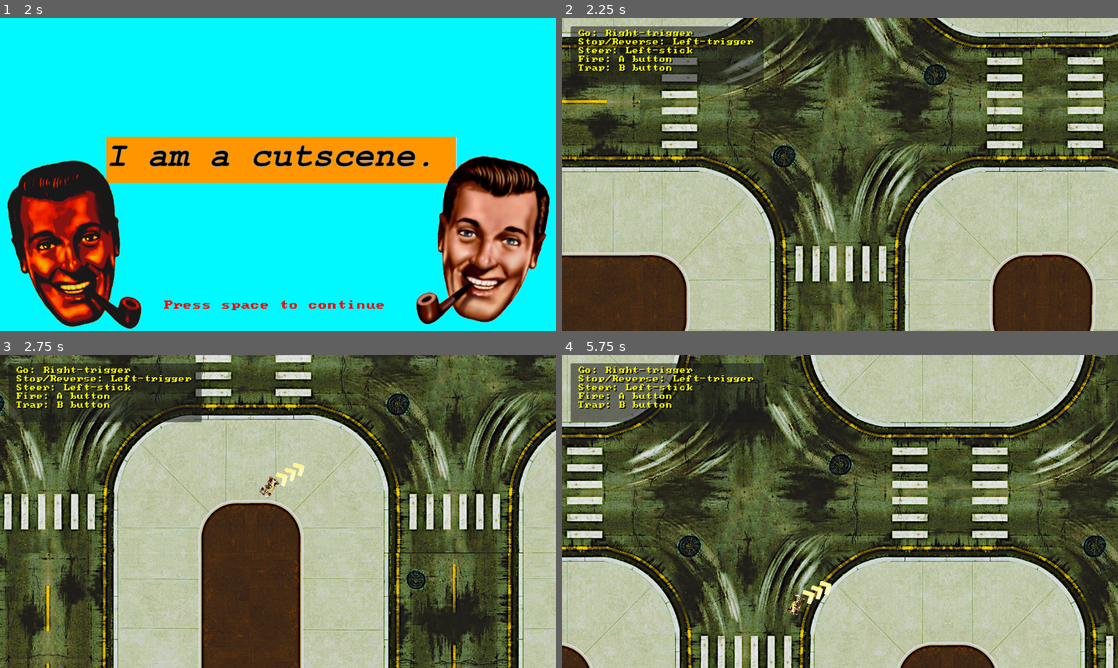
Above: before the commit, frames 1-4 (two rows, left to right).
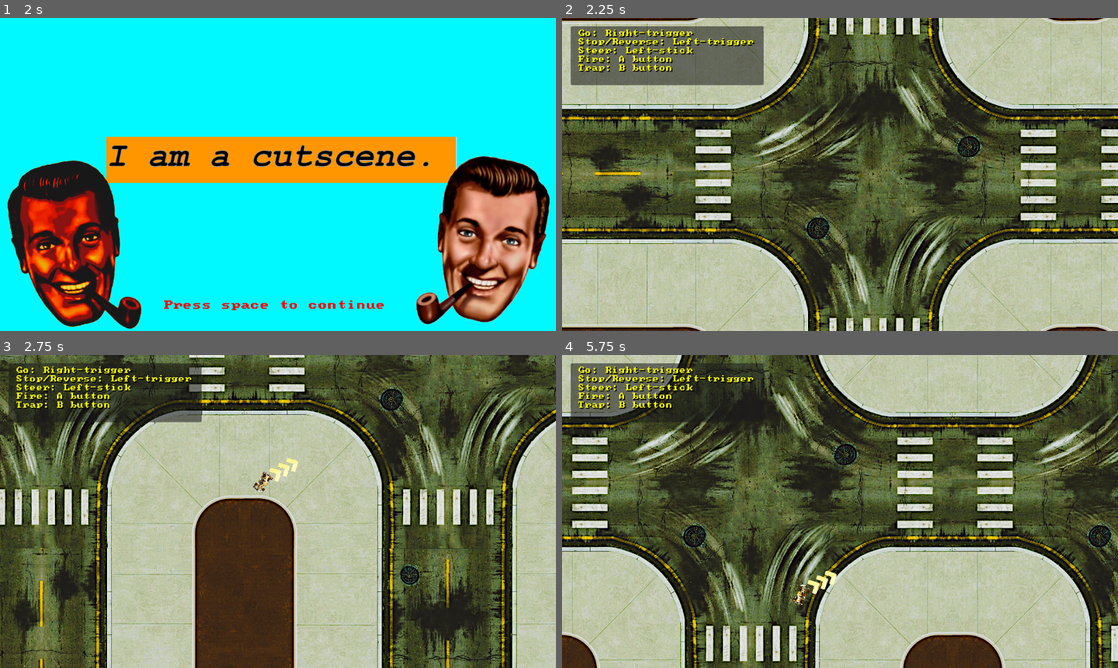
Above: after the commit, the same moments.

Repository: danglenzig/seuu
Game: Godot game, scene res://Refactor01/refactor01_shot_caller.tscn
The game is run twice, just before and just after one commit, with the same random seed, the same clock (stepped at 60 frames per second) and the same inputs. The engine's default icon, where the game draws it, is replaced by a stand-in: a white triangle on a blue panel in a dark square.
Inputs:
- Up to frame 1 (2 s): tap Space (continue) at 0.5, 1.25 s; hold D (player_move_right) 0.53-1.28 s; hold W (go) 0.53-1.28 s; hold Shift (brake) from 1.28 s (still down); tap Enter (boost) at 1.35 s; tap W (go) at 1.55 s
- Up to frame 2 (2.25 s): tap Space (continue) at 2, 2.1 s; release Shift (brake) at 2.03 s; hold D (player_move_right) from 2.03 s (still down); hold W (go) from 2.03 s (still down)
- Up to frame 3 (2.75 s): keep holding D (player_move_right); keep holding W (go)
- Up to frame 4 (5.75 s): release W (go) at 2.78 s; tap W (go) at 2.85, 4.55 s; release D (player_move_right) at 3.53 s; hold W (go) 3.53-4.28 s; hold A (player_move_left) 3.53-5.03 s; tap Enter (boost) at 4.35 s; hold Shift (brake) from 5.03 s (still down); hold W (go) from 5.03 s (still down); tap Space (continue) at 5.1 s

Frame 1 is identical in both runs. In frame 2, 78% of the frame differs, in the area x 0-100%, y 0-100%; in frame 3, 42%; in frame 4, 48%.

Commit message:
added ai_lab scene

Diff:
--- /dev/null
+++ b/seuu_rp_refactor_01/Refactor01/CarStuff/ai_car_01.tscn
@@ -0,0 +1,24 @@
+[gd_scene load_steps=4 format=3 uid="uid://c8urud6lhpbpf"]
+
+[ext_resource type="Script" path="res://ai_car_01.gd" id="1_qskwx"]
+[ext_resource type="Texture2D" uid="uid://b5tceiboerc7t" path="res://Refactor01/CarStuff/car_01_sprite.png" id="2_wdje6"]
+
+[sub_resource type="CircleShape2D" id="CircleShape2D_fum58"]
+radius = 23.3452
+
+[node name="ai_car_01" type="CharacterBody2D" node_paths=PackedStringArray("my_sprite", "my_nav_agent")]
+script = ExtResource("1_qskwx")
+my_sprite = NodePath("Sprite2D")
+my_nav_agent = NodePath("NavigationAgent2D")
+
+[node name="CollisionShape2D" type="CollisionShape2D" parent="."]
+position = Vector2(0, 3)
+shape = SubResource("CircleShape2D_fum58")
+
+[node name="Sprite2D" type="Sprite2D" parent="."]
+scale = Vector2(0.33, 0.33)
+texture = ExtResource("2_wdje6")
+
+[node name="NavigationAgent2D" type="NavigationAgent2D" parent="."]
+
+[connection signal="target_reached" from="NavigationAgent2D" to="." method="_on_navigation_agent_2d_target_reached"]
--- /dev/null
+++ b/seuu_rp_refactor_01/Refactor01/ExploreScenes/player_follow_cam.gd
@@ -0,0 +1,19 @@
+extends Camera2D
+@export var player_object: RigidBody2D
+@export var prediction_strength: float = 0.5
+# Called when the node enters the scene tree for the first time.
+func _ready():
+	pass # Replace with function body.
+
+
+func _physics_process(delta):
+	handle_follow_cam()
+
+
+func handle_follow_cam():
+	var player_velocity = player_object.get_linear_velocity()
+	player_velocity.y *= prediction_strength
+	player_velocity.x *= prediction_strength * (16 / 9)
+	var forward_pos = player_object.position + player_velocity
+	var camera_pos = (player_object.position + forward_pos) / 2
+	position = camera_pos
--- a/seuu_rp_refactor_01/Refactor01/ExploreScenes/refactor01_explore_level.gd
+++ b/seuu_rp_refactor_01/Refactor01/ExploreScenes/refactor01_explore_level.gd
@@ -26,13 +26,4 @@
 
 # Called every frame. 'delta' is the elapsed time since the previous frame.
 func _physics_process(delta):
-	handle_follow_cam()
-
-func handle_follow_cam():
-
-
-	var player_velocity = player_object.get_linear_velocity()
-	player_velocity *= folow_cam_prediction
-	var forward_pos = player_object.position + player_velocity
-	var camera_pos = (player_object.position + forward_pos) / 2
-	follow_cam.position = camera_pos
+	pass
--- a/seuu_rp_refactor_01/Refactor01/ExploreScenes/refactor01_explore_level.tscn
+++ b/seuu_rp_refactor_01/Refactor01/ExploreScenes/refactor01_explore_level.tscn
@@ -1,8 +1,9 @@
-[gd_scene load_steps=10 format=3 uid="uid://clsnmplpywj7g"]
+[gd_scene load_steps=11 format=3 uid="uid://clsnmplpywj7g"]
 
 [ext_resource type="Script" path="res://Refactor01/ExploreScenes/refactor01_explore_level.gd" id="1_2e4ma"]
 [ext_resource type="PackedScene" uid="uid://tlfpk2gax8wh" path="res://Refactor01/ExploreScenes/explore_mode_grid.tscn" id="2_sm4gb"]
 [ext_resource type="PackedScene" uid="uid://d01un2resfa7u" path="res://Refactor01/CarStuff/player_object.tscn" id="3_0af1l"]
+[ext_resource type="PackedScene" uid="uid://byv3k8qhvbefq" path="res://Refactor01/player_follow_cam.tscn" id="4_gqjdk"]
 [ext_resource type="Texture2D" uid="uid://bygvie252vu2d" path="res://Refactor01/weapons/wall.png" id="4_mc4fd"]
 [ext_resource type="Texture2D" uid="uid://cftn0n1knrdmx" path="res://ramp_arrow.png" id="5_31gcn"]
 [ext_resource type="Texture2D" uid="uid://64b2dggh8wd3" path="res://Refactor01/DialogPortraits/dialog_portrait_02.png" id="6_vqerg"]
@@ -18,7 +19,7 @@
 
 [node name="refactor01_explore_level" type="Node2D" node_paths=PackedStringArray("follow_cam", "player_object", "player_start", "quest_marker")]
 script = ExtResource("1_2e4ma")
-follow_cam = NodePath("PlayerFollowCam")
+follow_cam = NodePath("")
 player_object = NodePath("player_object")
 player_start = NodePath("PlayerStart")
 quest_marker = NodePath("quest_marker")
@@ -34,12 +35,8 @@
 position = Vector2(179, 2357)
 lock_rotation = true
 
-[node name="PlayerFollowCam" type="Camera2D" parent="."]
-zoom = Vector2(0.66, 0.66)
-process_callback = 0
-limit_smoothed = true
-position_smoothing_enabled = true
-position_smoothing_speed = 10.0
+[node name="PlayerFollowCam" parent="." node_paths=PackedStringArray("player_object") instance=ExtResource("4_gqjdk")]
+player_object = NodePath("../player_object")
 
 [node name="ramps" type="Node2D" parent="."]
 
--- /dev/null
+++ b/seuu_rp_refactor_01/Refactor01/ai_lab.tscn
@@ -0,0 +1,52 @@
+[gd_scene load_steps=4 format=3 uid="uid://qytivwow8ilw"]
+
+[ext_resource type="PackedScene" uid="uid://c8urud6lhpbpf" path="res://Refactor01/CarStuff/ai_car_01.tscn" id="1_5hqg4"]
+
+[sub_resource type="NavigationPolygon" id="NavigationPolygon_bakry"]
+vertices = PackedVector2Array(452, 70, 637, 59, 838, 112, 889, 316, 844, 545, 541, 572, 279, 471, 270, 299, 329, 159)
+polygons = Array[PackedInt32Array]([PackedInt32Array(0, 1, 2, 3, 4, 5, 6, 7, 8)])
+outlines = Array[PackedVector2Array]([PackedVector2Array(329, 159, 270, 299, 279, 471, 541, 572, 844, 545, 889, 316, 838, 112, 637, 59, 452, 70)])
+
+[sub_resource type="CircleShape2D" id="CircleShape2D_6pyff"]
+radius = 159.138
+
+[node name="ai_lab" type="Node2D"]
+
+[node name="ai_car_01" parent="." node_paths=PackedStringArray("race_checkpoints") instance=ExtResource("1_5hqg4")]
+position = Vector2(391, 423)
+race_checkpoints = [NodePath("../track/checkpoint_01"), NodePath("../track/checkpoint_02"), NodePath("../track/checkpoint_03"), NodePath("../track/checkpoint_04"), NodePath("../track/checkpoint_05"), NodePath("../track/checkpoint_06"), NodePath("../track/checkpoint_07"), NodePath("../track/checkpoint_08")]
+
+[node name="track" type="Node2D" parent="."]
+
+[node name="NavigationRegion2D" type="NavigationRegion2D" parent="track"]
+navigation_polygon = SubResource("NavigationPolygon_bakry")
+
+[node name="StaticBody2D" type="StaticBody2D" parent="track/NavigationRegion2D"]
+
+[node name="CollisionShape2D" type="CollisionShape2D" parent="track/NavigationRegion2D/StaticBody2D"]
+position = Vector2(572, 316)
+shape = SubResource("CircleShape2D_6pyff")
+
+[node name="checkpoint_01" type="Marker2D" parent="track"]
+position = Vector2(335, 255)
+
+[node name="checkpoint_02" type="Marker2D" parent="track"]
+position = Vector2(416, 172)
+
+[node name="checkpoint_03" type="Marker2D" parent="track"]
+position = Vector2(539, 115)
+
+[node name="checkpoint_04" type="Marker2D" parent="track"]
+position = Vector2(698, 123)
+
+[node name="checkpoint_05" type="Marker2D" parent="track"]
+position = Vector2(779, 204)
+
+[node name="checkpoint_06" type="Marker2D" parent="track"]
+position = Vector2(811, 323)
+
+[node name="checkpoint_07" type="Marker2D" parent="track"]
+position = Vector2(756, 437)
+
+[node name="checkpoint_08" type="Marker2D" parent="track"]
+position = Vector2(650, 513)
--- /dev/null
+++ b/seuu_rp_refactor_01/Refactor01/player_follow_cam.tscn
@@ -0,0 +1,12 @@
+[gd_scene load_steps=2 format=3 uid="uid://byv3k8qhvbefq"]
+
+[ext_resource type="Script" path="res://Refactor01/ExploreScenes/player_follow_cam.gd" id="1_nl0iw"]
+
+[node name="PlayerFollowCam" type="Camera2D" node_paths=PackedStringArray("player_object")]
+zoom = Vector2(0.66, 0.66)
+process_callback = 0
+limit_smoothed = true
+position_smoothing_enabled = true
+position_smoothing_speed = 10.0
+script = ExtResource("1_nl0iw")
+player_object = NodePath("")
--- /dev/null
+++ b/seuu_rp_refactor_01/ai_car_01.gd
@@ -0,0 +1,51 @@
+extends CharacterBody2D
+
+@export var my_sprite: Sprite2D
+@export var move_speed: float = 200.0
+@export var my_path_desired_distance: float = 20
+@export var my_target_desired_distance: float = 20
+@export var my_nav_agent: NavigationAgent2D
+@export var race_checkpoints: Array[Node2D] = [
+
+]
+var current_nav_target: Vector2
+var checkpoint_index: int = 0
+var number_of_checkpoints: int
+
+func _ready():
+	my_nav_agent.path_desired_distance = my_path_desired_distance
+	my_nav_agent.target_desired_distance = my_target_desired_distance
+
+	call_deferred("actor_setup")
+	number_of_checkpoints = race_checkpoints.size()
+
+func actor_setup():
+	await get_tree().physics_frame
+	set_nav_target(race_checkpoints[checkpoint_index].position)
+
+
+func set_nav_target(the_target: Vector2):
+	my_nav_agent.target_position = the_target
+
+
+
+func _physics_process(delta):
+	if checkpoint_index >= race_checkpoints.size() - 1:
+		return
+
+	var my_global_pos: Vector2 = global_position
+	var my_next_pos: Vector2 = my_nav_agent.get_next_path_position()
+	var new_velocity: Vector2 = my_next_pos - my_global_pos
+	new_velocity = new_velocity.normalized()
+	new_velocity = new_velocity * move_speed
+	velocity = new_velocity
+	handle_rotation(new_velocity)
+	move_and_slide()
+
+func handle_rotation(look_at_vector2):
+	look_at(look_at_vector2)
+
+func _on_navigation_agent_2d_target_reached():
+	checkpoint_index += 1
+	if checkpoint_index < race_checkpoints.size():
+		set_nav_target(race_checkpoints[checkpoint_index].position)
